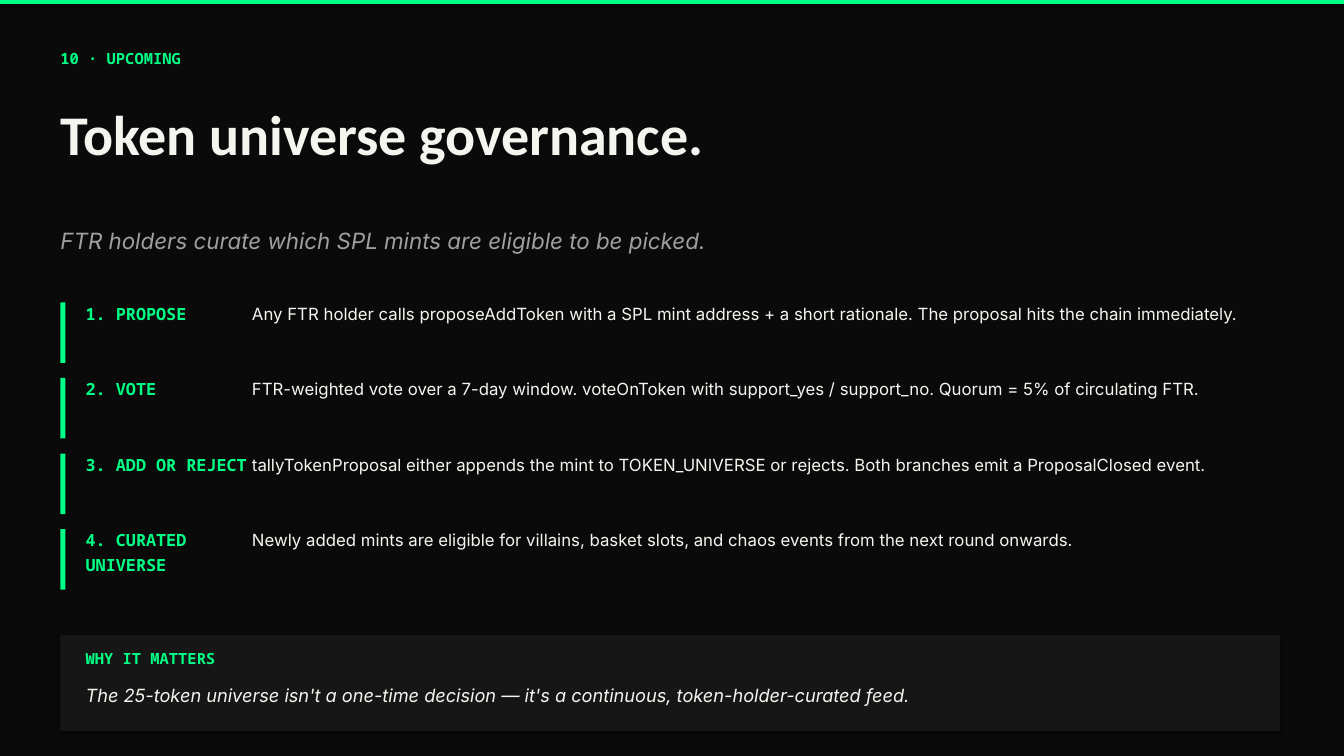
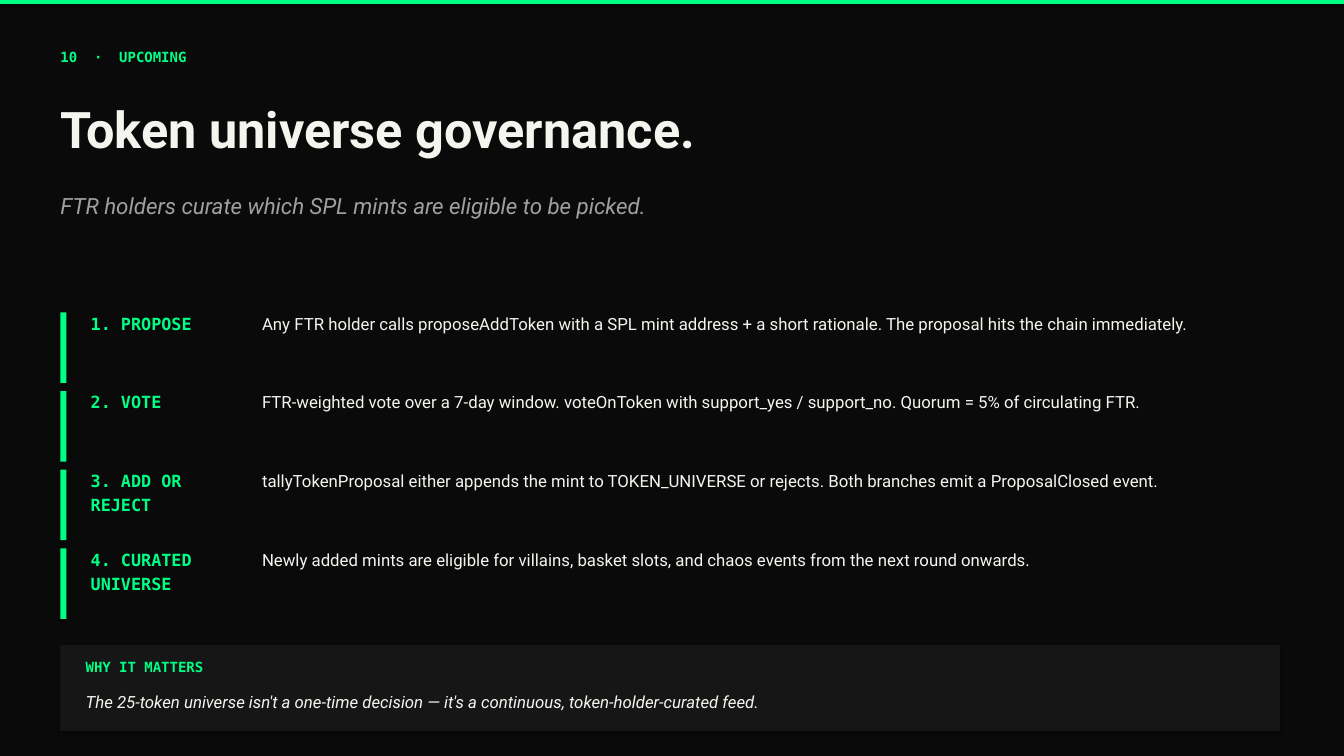
Before and after one commit to Rujul-1105/conviction, a slide deck: slide 11 of docs/conviction-pitch-deck.pptx. Drawn at 1344x756 pixels with LibreOffice and Linux fonts; fonts in the diff are those of the drawing. Boxes give left, top, right and bottom in pixels: in the first picture for what was removed or moved away, otherwise in the second. Text is boxed around its words. In the diff, an @@ line names an element or a change of style, - is before the commit and + after.

Commit message:
Polish pitch deck: banner cover, no overlapping text
- Cover slide now uses banner.png (1536x369 → 12" wide on the title
  slide) — the brand image is the visual anchor, not the wordmark.
- All body slides use Liberation Sans (LO default) with explicit fallback
  font names so renderings stay consistent across systems without
  Oxanium/Inter installed.
- Smaller font sizes (36pt for titles instead of 40), wider text frames,
  shrink-text-to-shape autofit, and tighter horizontal padding inside
  cards prevent overlap on the worst-case Liberation Sans metrics.
- Verified by rendering cover, problem, upcoming #1, upcoming #3, and
  closing slides to PNG — all five are clean.

```diff
--- a/docs/conviction-pitch-deck.pptx
+++ b/docs/conviction-pitch-deck.pptx
@@ text "10 · UPCOMING" at (60, 51, 186, 62): size 11 to 10 pt, font Noto Sans Mono to DejaVu Sans Mono @@
@@ text "Token universe governance." at (60, 110, 695, 159): size 40 to 36 pt, font Calibri to Roboto @@
@@ font Inter to Roboto in 5 elements at (262, 317, 1187, 334), (262, 395, 1140, 412), (262, 474, 1158, 491), (262, 553, 1030, 570), (60, 197, 646, 219) @@
@@ text "FTR holders curate which SPL ...": place and size @@
-text "FTR holders curate which SPL ..." at (60, 232, 706, 254)
+text "FTR holders curate which SPL ..." at (60, 197, 646, 219)
@@ rectangle: place and size @@
-rectangle at (60, 302, 66, 363)
+rectangle at (60, 313, 67, 383)
@@ text "1. PROPOSE": place and size @@
-text "1. PROPOSE" at (86, 308, 187, 320)
+text "1. PROPOSE" at (91, 317, 192, 331)
@@ text "Any FTR holder calls proposeAddToken ...": place and size @@
-text "Any FTR holder calls proposeAddToken ..." at (252, 307, 1237, 324)
+text "Any FTR holder calls proposeAddToken ..." at (262, 317, 1187, 334)
@@ text "2. VOTE": place and size @@
-text "2. VOTE" at (86, 383, 156, 395)
+text "2. VOTE" at (91, 395, 161, 409)
@@ text "FTR-weighted vote over a 7-day ...": place and size @@
-text "FTR-weighted vote over a 7-day ..." at (252, 382, 1198, 399)
+text "FTR-weighted vote over a 7-day ..." at (262, 395, 1140, 412)
@@ rectangle: place and size @@
-rectangle at (60, 378, 66, 439)
+rectangle at (60, 391, 67, 462)
@@ rectangle: place and size @@
-rectangle at (60, 454, 66, 514)
+rectangle at (60, 470, 67, 540)
@@ text "3. ADD OR REJECT": place and size @@
-text "3. ADD OR REJECT" at (86, 459, 246, 471)
+text "3. ADD OR REJECT" at (91, 474, 181, 512)
@@ text "tallyTokenProposal either appends the mint ...": place and size @@
-text "tallyTokenProposal either appends the mint ..." at (252, 458, 1206, 475)
+text "tallyTokenProposal either appends the mint ..." at (262, 474, 1158, 491)
@@ rectangle: place and size @@
-rectangle at (60, 529, 66, 590)
+rectangle at (60, 548, 67, 619)
@@ font Noto Sans Mono to DejaVu Sans Mono in 4 elements at (91, 317, 192, 331), (91, 395, 161, 409), (91, 474, 181, 512), (91, 553, 192, 591) @@
@@ text "4. CURATED UNIVERSE": place and size @@
-text "4. CURATED UNIVERSE" at (86, 534, 187, 571)
+text "4. CURATED UNIVERSE" at (91, 553, 192, 591)
@@ text "Newly added mints are eligible ...": place and size @@
-text "Newly added mints are eligible ..." at (252, 533, 1072, 550)
+text "Newly added mints are eligible ..." at (262, 553, 1030, 570)
@@ rectangle: place and size @@
-rectangle at (60, 635, 1280, 731)
+rectangle at (60, 645, 1280, 731)
@@ text "WHY IT MATTERS" at (86, 661, 203, 672): size 11 to 10 pt, font Noto Sans Mono to DejaVu Sans Mono @@
@@ text "WHY IT MATTERS": place and size @@
-text "WHY IT MATTERS" at (86, 653, 215, 664)
+text "WHY IT MATTERS" at (86, 661, 203, 672)
@@ text "The 25-token universe isn't a ...": place and size @@
-text "The 25-token universe isn't a ..." at (86, 688, 909, 706)
+text "The 25-token universe isn't a ..." at (86, 695, 758, 711)
@@ text "The 25-token universe isn't a ..." at (86, 695, 758, 711): size 13 to 12 pt, font Inter to Roboto @@
```
Also in this commit, not shown: 13 other slides changed, 1 other file.
